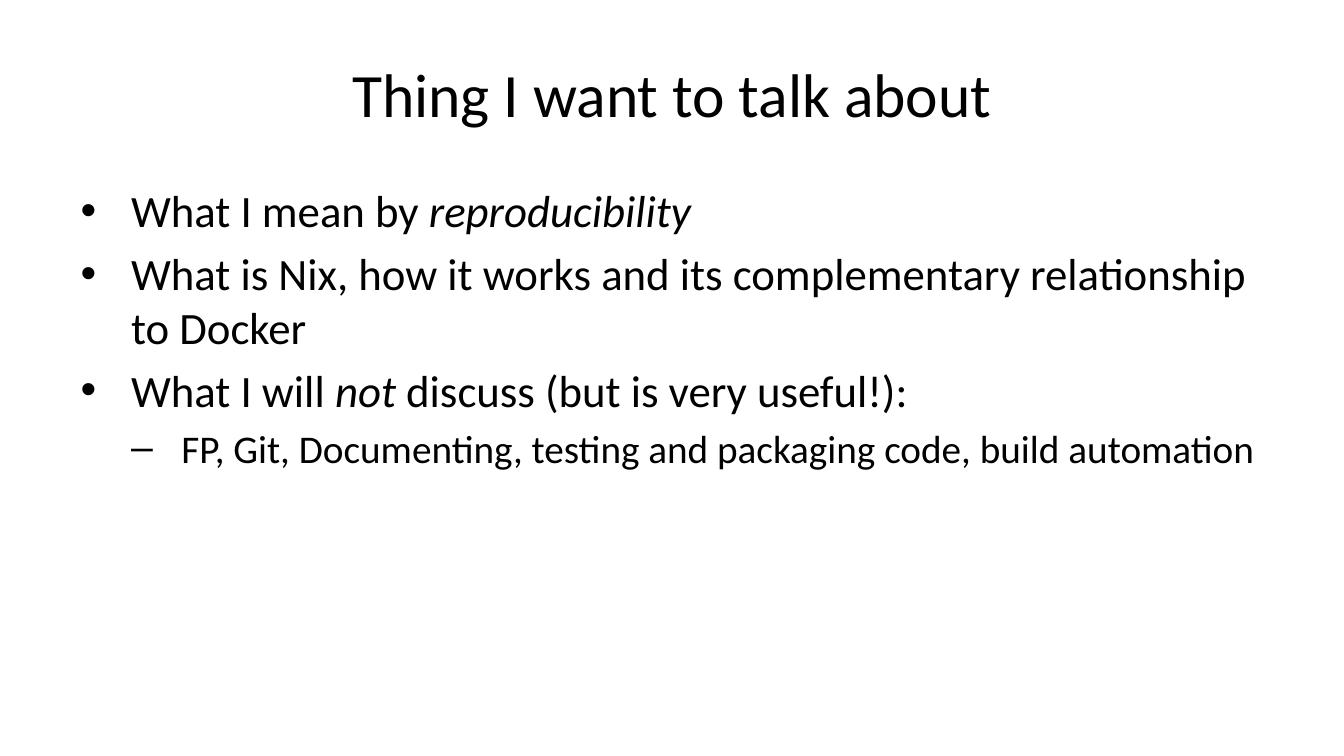
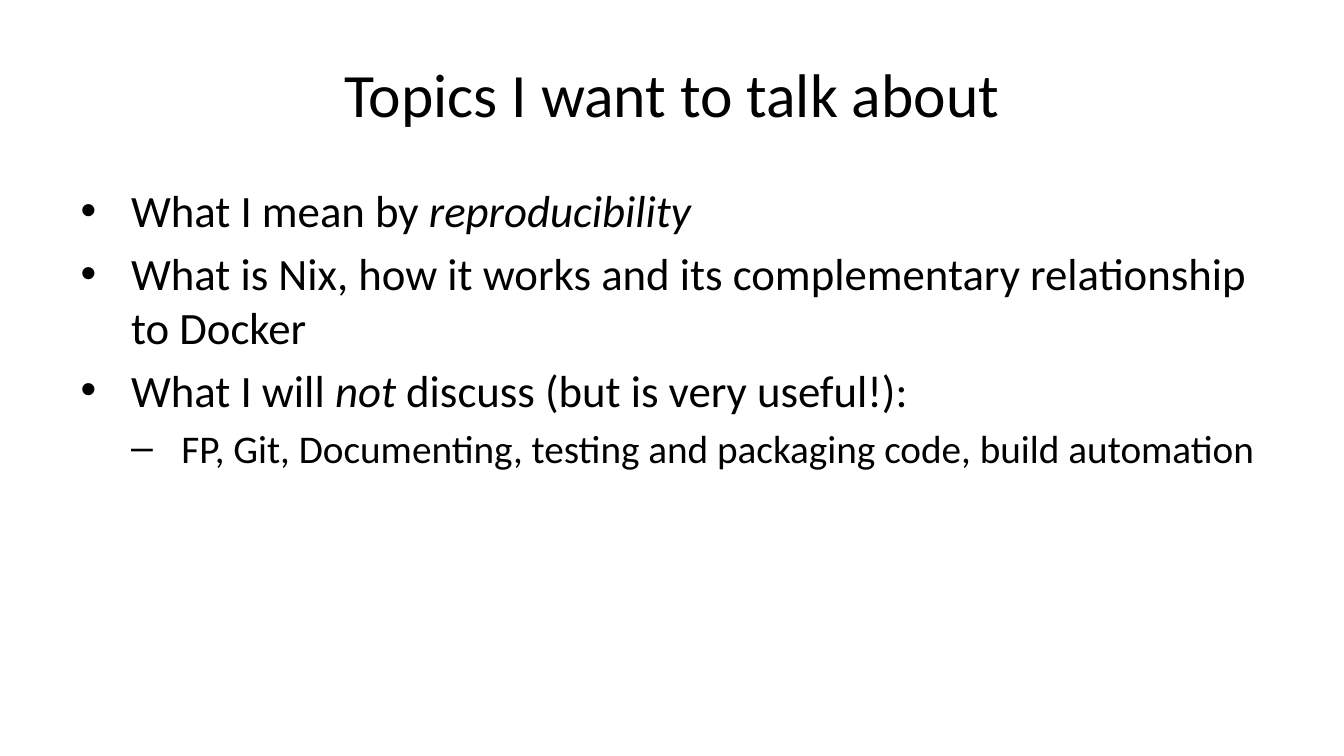
Before and after one commit to b-rodrigues/repro_basf, a slide deck: slide 3 of docs/index.pptx. Drawn at 1344x756 pixels with LibreOffice and Linux fonts; fonts in the diff are those of the drawing. Boxes give left, top, right and bottom in pixels: in the first picture for what was removed or moved away, otherwise in the second. Text is boxed around its words. In the diff, an @@ line names an element or a change of style, - is before the commit and + after.

```diff
--- a/docs/index.pptx
+++ b/docs/index.pptx
@@ title at (344, 74, 999, 127): text changed @@
-Thing I want to talk about
+Topics I want to talk about
```
Also in this commit, not shown: 13 other slides changed, 12 other files.
